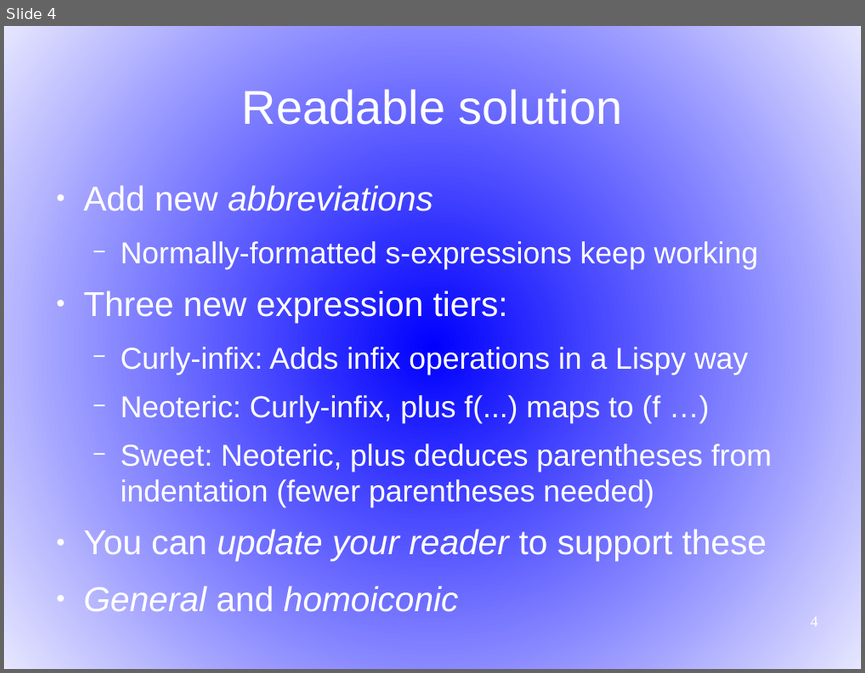
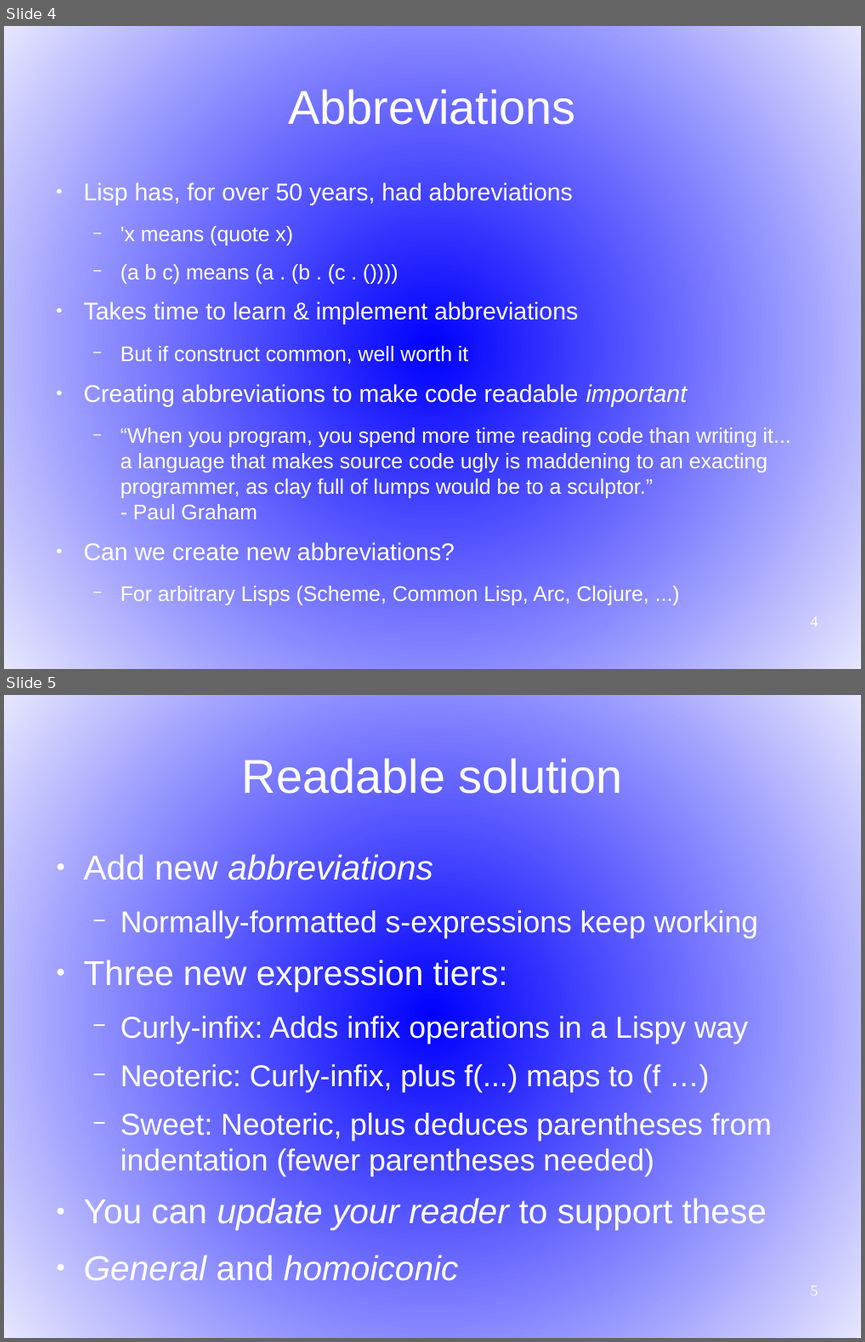
Before and after one commit to martin12333/Readable-Lisp-S-expressions, a slide deck: readable-s-expressions.odp. Shown one above the other, each under a label of ours: slide 4 before the commit, slides 4 and 5 after it. The pictures are 865x673 and 865x1342 pixels, drawn with LibreOffice and Linux fonts; fonts in the diff are those of the drawing. Boxes give left, top, right and bottom in pixels: in the first picture for what was removed or moved away, otherwise in the second. Text is boxed around its words. In the diff, an @@ line names an element or a change of style, - is before the commit and + after.

Commit message:
Update presentation - add slide about abbreviations

```diff
--- a/readable-s-expressions.odp
+++ b/readable-s-expressions.odp
@@ slide 4 added at bbox=[4, 26, 861, 669], background gradient #0000FF to #E6E6FF @@
@@ title added at bbox=[288, 89, 575, 125], 44 pt, text #FFFFFF @@
+Abbreviations
@@ text added at bbox=[84, 182, 791, 605], 19.6 pt, text #FFFFFF @@
+● Lisp has, for over 50 years, had abbreviations
+  − 'x means (quote x)
+  − (a b c) means (a . (b . (c . ())))
+● Takes time to learn & implement abbreviations
+  − But if construct common, well worth it
+● Creating abbreviations to make code readable important
+  − “When you program, you spend more time reading code than writing it... a language that makes source code ugly is maddening to an exacting programmer, as clay full of lumps would be to a sculptor.”
+    - Paul Graham
+● Can we create new abbreviations?
+  − For arbitrary Lisps (Scheme, Common Lisp, Arc, Clojure, ...)
@@ page number added at bbox=[811, 617, 818, 626], 14 pt, text #FFFFFF @@
+4
@@ what was slide 4 is now slide 5 @@
@@ page number at bbox=[811, 1286, 818, 1295]: text changed @@
-4
+5
```
Also in this commit, not shown: 1 slide changed.
